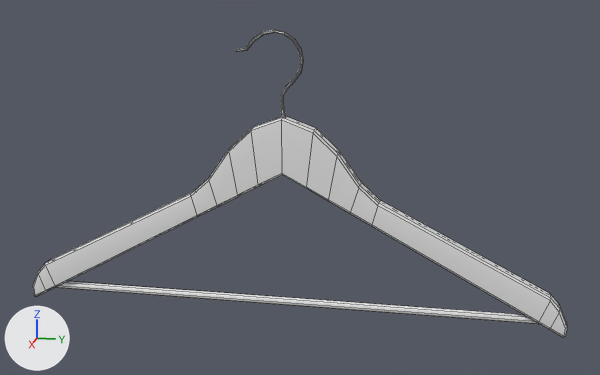
Renders of the OBJ model Unity/Assets/Models/model_cloth_hanger.obj from each side of a commit.
The view is the same before and after, from a 50 mm camera at (35.6, 7.8, 8.6) aimed at (-0.1, 0.7, -0.3). Every picture has the same lights, and +X, +Y and +Z are marked at lower left. Mesh edges are drawn as thin lines. Where no turn or scale is listed for an object, it has been applied to the vertices. Vertices at the same position are counted once.

The first picture shows 'model_cloth_hanger'.
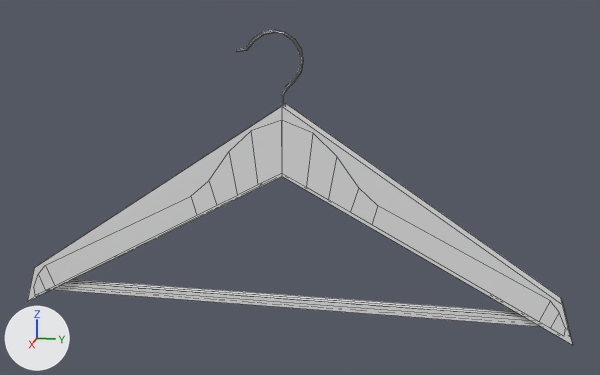
Location of each change, [x1, y1, x2, y2] in pixels of the pictures (600 x 375 px):
'model_cloth_hanger', reshaped: before [33, 30, 567, 338]; after [27, 30, 573, 345]
part 1 of me_model_cloth_hanger, added: after [27, 104, 573, 345]

The change in detail:
me_model_cloth_hanger is used by ob_model_cloth_hanger.
me_model_cloth_hanger had 238 vertices, 240 faces and spanned x -0.4..0.4, y -12.6..12.6, z -6.4..6.6.
me_model_cloth_hanger now has 258 vertices, 254 faces and spans x -0.4..0.4, y -12.9..12.9, z -6.7..6.6.
Part 1, on me_model_cloth_hanger:
14 vertices are added at x -0.4..0.2, y -12.9..12.9, z -6.7..3.4.
6 new vertices lie (0.8, 0.0, 0.0) away from vertices in x -0.4, y -12.9..12.9, z -6.7..3.4.
14 new faces join them.
